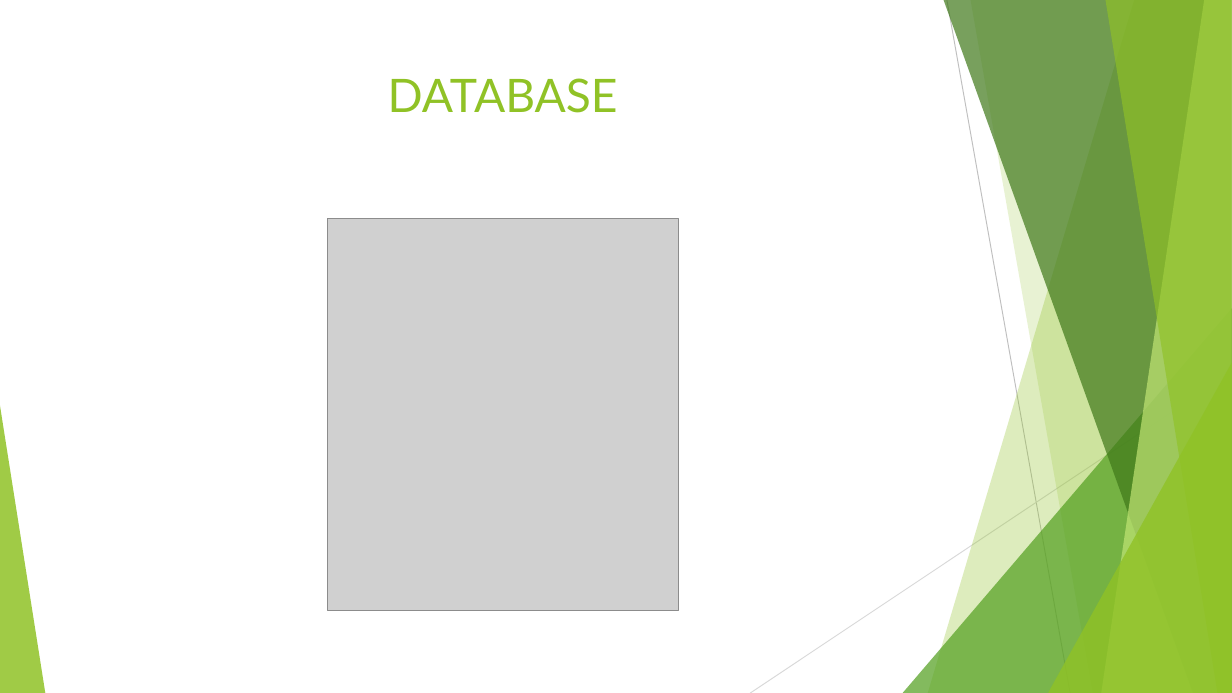
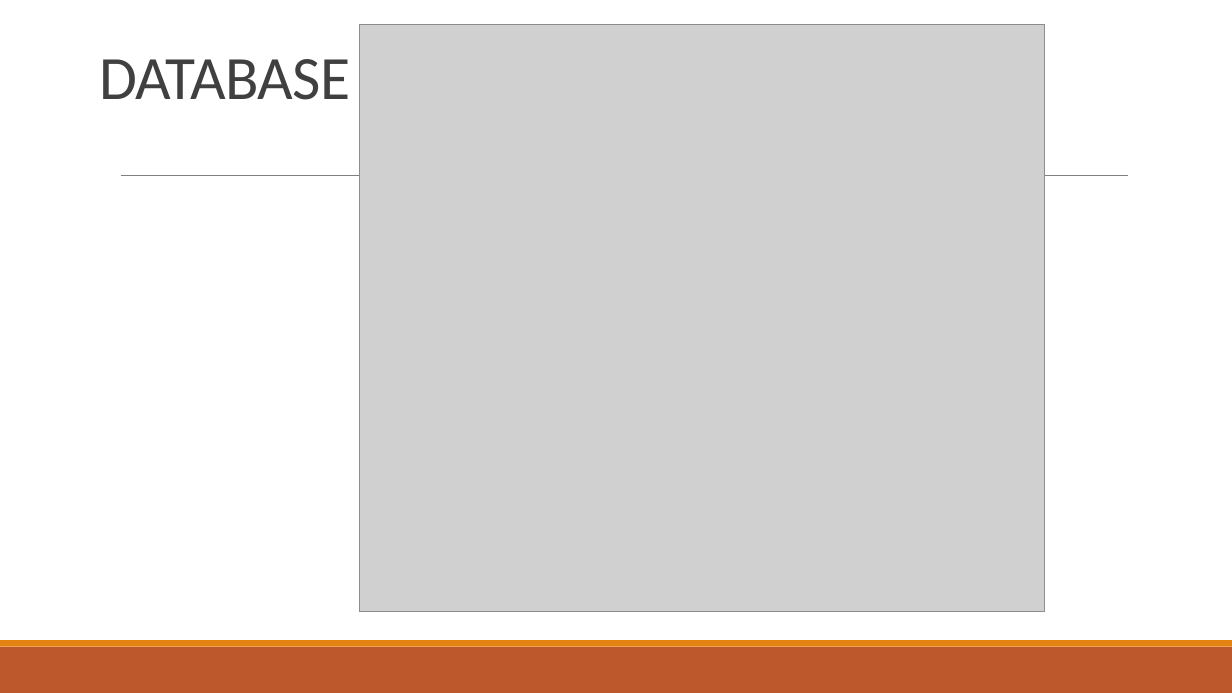
Before and after one commit to entenxl123/New, a slide deck: slide 5 of PROJECT.pptx (slide 3 before the commit). Drawn at 1232x693 pixels with LibreOffice and Linux fonts; fonts in the diff are those of the drawing; grey boxes stand for pictures. Boxes give left, top, right and bottom in pixels: in the first picture for what was removed or moved away, otherwise in the second. Text is boxed around its words. In the diff, an @@ line names an element or a change of style, - is before the commit and + after.

```diff
--- a/PROJECT.pptx
+++ b/PROJECT.pptx
@@ title "DATABASE": place and size @@
-title "DATABASE" at box(388, 78, 618, 113)
+title "DATABASE" at box(99, 59, 350, 100)
@@ title "DATABASE" at box(99, 59, 350, 100): size 36 to 48 pt, font Lato to Calibri, text colour #90C226 to #404040, letter spacing 0 to -0.5 pt; line spacing 1 to 0.85; vertical alignment top to bottom @@
@@ picture added at box(360, 24, 1045, 612) @@
@@ line added from (121, 176) to (1128, 176), #808080 0.5 pt @@
@@ picture removed at box(327, 218, 678, 610) @@
@@ group removed at box(0, 0, 1232, 693): 5 freeform shapes, 3 triangles, 2 lines @@
@@ rectangle added at box(0, 647, 1232, 693), fill #BD582C @@
@@ rectangle added at box(0, 640, 1232, 647), fill #E48312 @@
```
Also in this commit, not shown: 4 other slides changed, 5 slides added, 4 slides removed, 2 other files.
